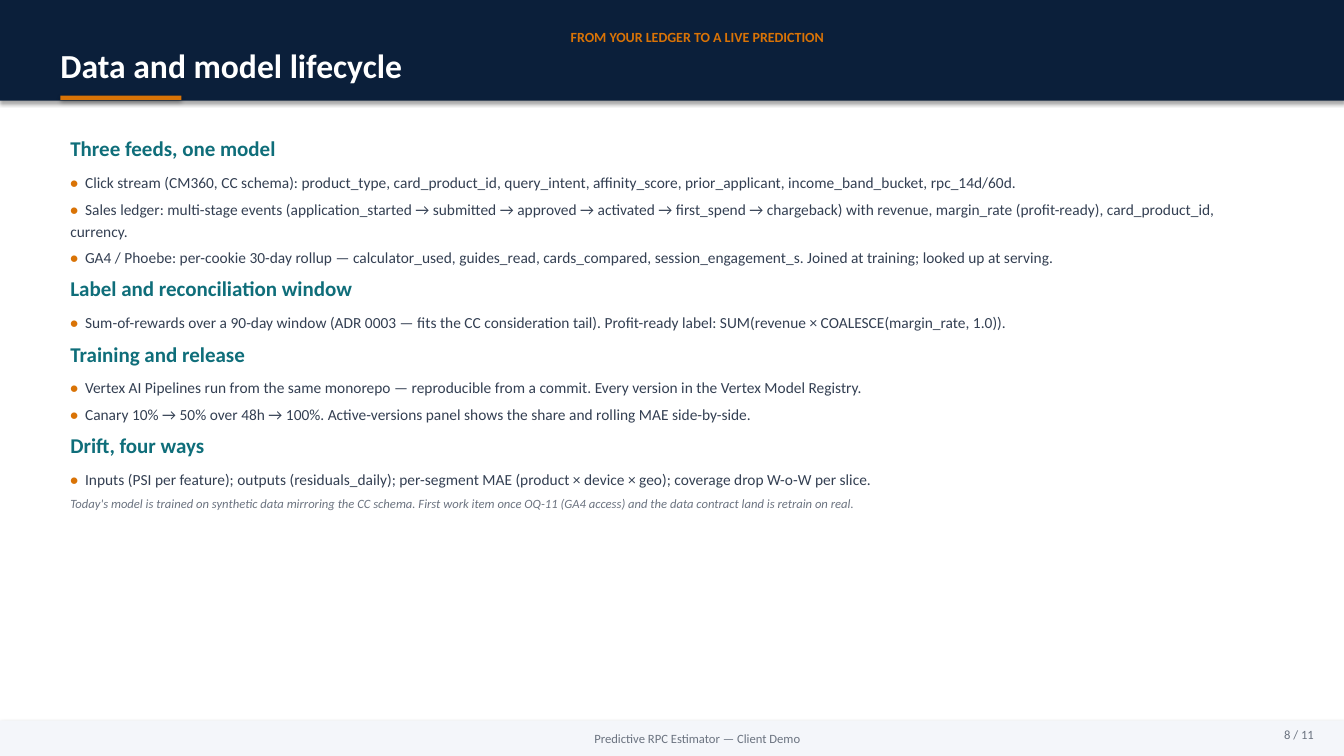
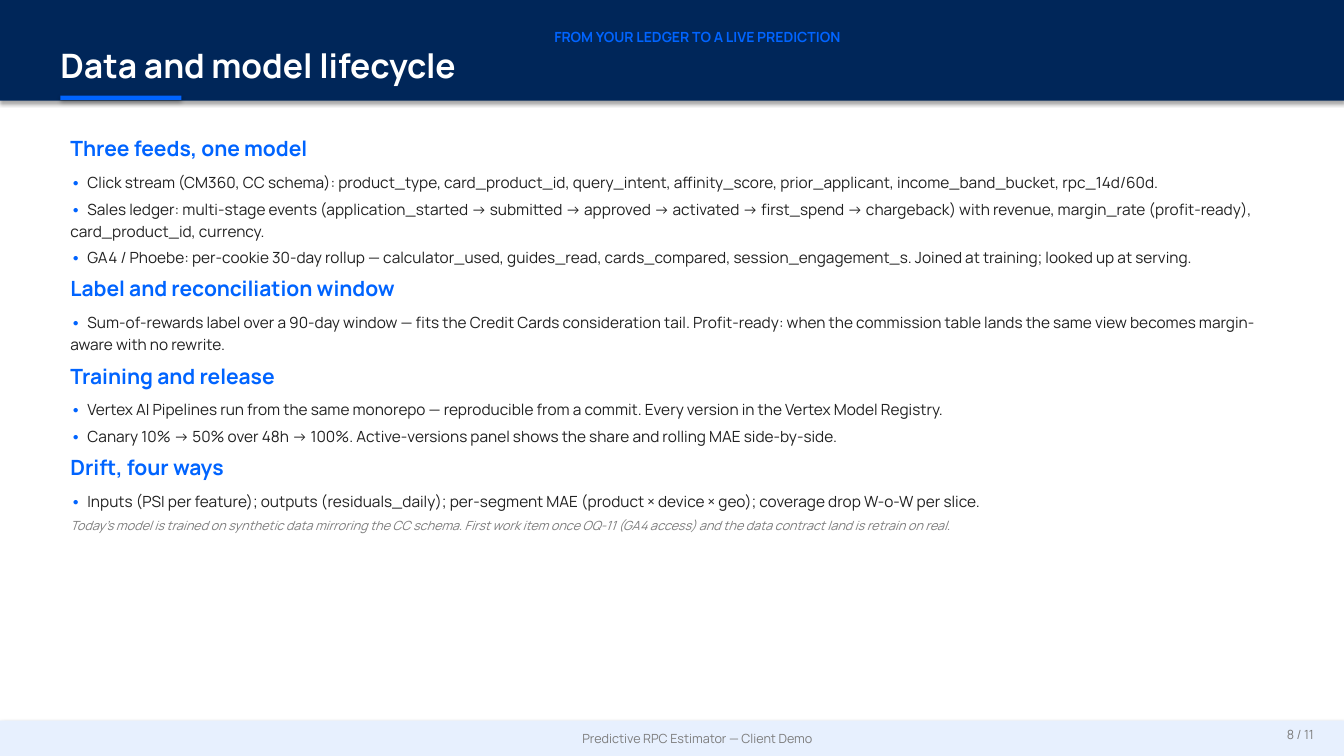
Before and after one commit to asmeyatsky-work/msm, a slide deck: slide 8 of docs/client-demo-deck.pptx. Drawn at 1344x756 pixels with LibreOffice and Linux fonts; fonts in the diff are those of the drawing. Boxes give left, top, right and bottom in pixels: in the first picture for what was removed or moved away, otherwise in the second. Text is boxed around its words. In the diff, an @@ line names an element or a change of style, - is before the commit and + after.

```diff
--- a/docs/client-demo-deck.pptx
+++ b/docs/client-demo-deck.pptx
@@ rectangle "FROM YOUR LEDGER TO A ..." at [0,0,1344,101]: font Calibri to Manrope; text colour #D97306 to #0064FF in "FROM YOUR LEDGER TO A LIVE PREDICTION"; fill #0B1F3A to #002659 @@
@@ rectangle at [60,96,181,100]: fill #D97306 to #0064FF @@
@@ text at [70,140,1252,533]: font Calibri to Manrope in "Three feeds, one model", "• Click stream (CM360, CC schema): product_type, ...", "• Sales ledger: multi-stage events (application_started → ...", "• GA4 / Phoebe: per-cookie 30-day rollup ..." and 7 more places; text colour #0F6E7A to #0064FF in "Three feeds, one model", "Label and reconciliation window", "Training and release", "Drift, four ways"; text colour #D97306 to #0064FF in "•", "•", "•", "•" and 2 more places; text colour #333F52 to #212121 in "Click stream (CM360, CC schema): product_type, card_product_ ...", "Sales ledger: multi-stage events (application_started → subm ...", "GA4 / Phoebe: per-cookie 30-day rollup — ...", "Vertex AI Pipelines run from the same ..." and 2 more places; text colour #6B7380 to #7D7D7D in "Today's model is trained on synthetic data ..." @@
@@ text at [70,316,1254,351]: text changed; font Calibri to Manrope; text colour #333F52 to #212121 @@
-• Sum-of-rewards over a 90-day window (ADR 0003 — fits the CC consideration tail). Profit-ready label: SUM(revenue × COALESCE(margin_rate, 1.0)).
+• Sum-of-rewards label over a 90-day window — fits the Credit Cards consideration tail. Profit-ready: when the commission table lands the same view becomes margin-aware with no rewrite.
@@ rectangle "Predictive RPC Estimator — Client ..." at [0,721,1344,756]: font Calibri to Manrope, text colour #6B7380 to #7D7D7D; fill #F4F6FA to #E7F0FE @@
@@ text "8 / 11" at [1287,730,1314,739]: font Calibri to Manrope, text colour #6B7380 to #7D7D7D @@
```
Also in this commit, not shown: 10 other slides changed, 1 other file.
